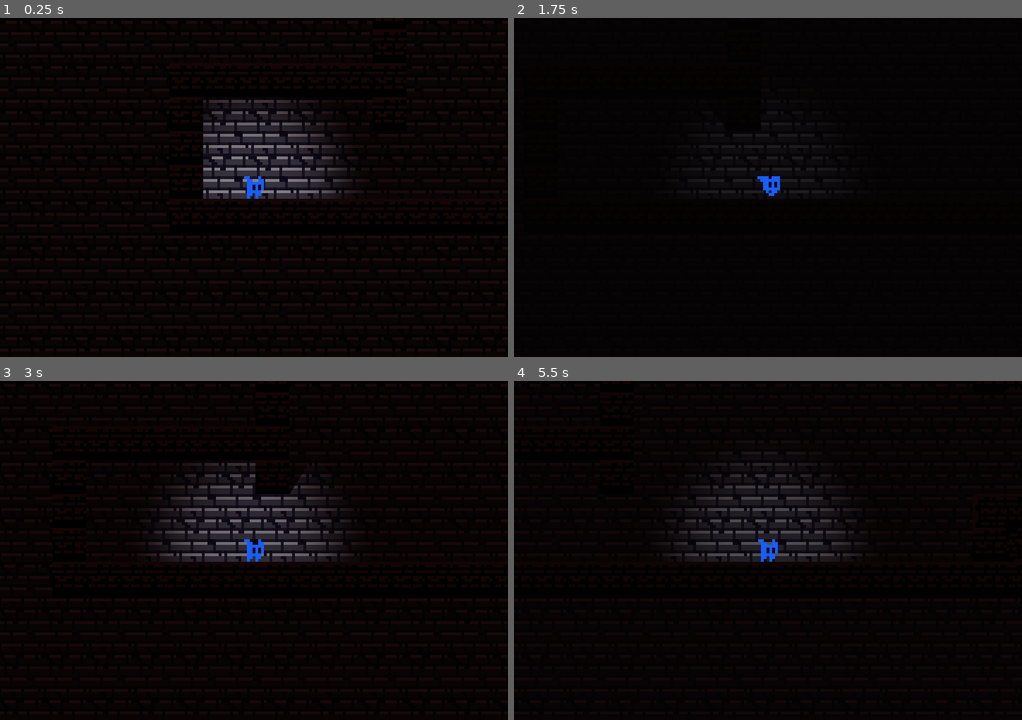
Above: before the commit, frames 1-4 (two rows, left to right).
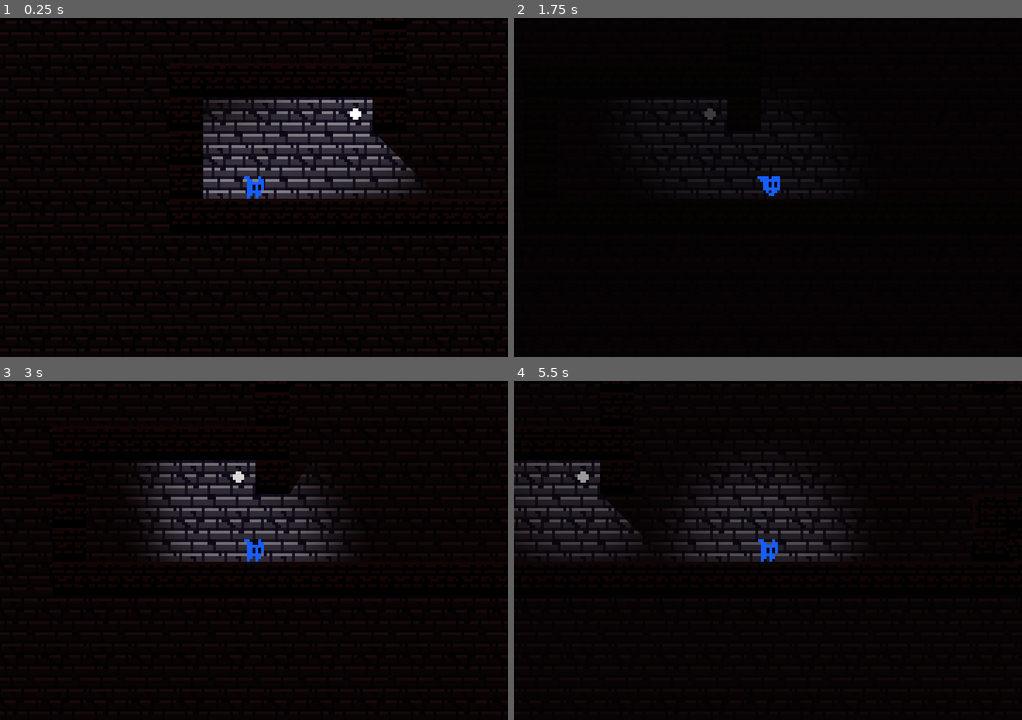
Above: after the commit, the same moments.

Repository: BGuerrero825/See-No-Evil
Game: Godot game, scene res://levels/level_a.tscn
Two runs of this game, one before a commit and one after it. Both use one fixed random seed, a clock stepped at 60 frames per second and the inputs below.
Inputs:
- Up to frame 1 (0.25 s): no input
- Up to frame 2 (1.75 s): tap Enter at 0.5 s; hold Shift (blind) 0.53-1.28 s; hold D (right) from 0.53 s (still down); tap Space (jump) at 0.77, 1.52 s; tap Shift (blind) at 1.35 s
- Up to frame 3 (3 s): release D (right) at 2.03 s; hold A (left) 2.03-2.78 s; hold Shift (blind) 2.03-2.78 s; hold D (right) from 2.78 s (still down); tap Shift (blind) at 2.85 s
- Up to frame 4 (5.5 s): tap Space (jump) at 3.02, 3.77, 4.52 s; hold Shift (blind) 3.53-4.28 s; release D (right) at 4.28 s; hold A (left) 4.28-5.03 s; tap Shift (blind) at 4.35 s; hold D (right) from 5.03 s (still down); hold Shift (blind) from 5.03 s (still down)

The runs differ from the first frame. In frame 1, 3.4% of the frame differs, in the area x 51-82%, y 23-54%; in frame 2, 0.2%; in frame 3, 1.2%; in frame 4, 2.7%.

Commit message:
spawner started, doesn't fully spawn

Diff:
--- a/NpcOrchestrator.gd
+++ /dev/null
@@ -1,19 +0,0 @@
-extends Node2D
-
-
-# Declare member variables here. Examples:
-# var a = 2
-# var b = "text"
-
-var ghost_positions = []
-
-# Called when the node enters the scene tree for the first time.
-func _ready():
-	pass # Replace with function body.
-	ghost_positions = get_children()
-	print(ghost_positions)
-
-
-# Called every frame. 'delta' is the elapsed time since the previous frame.
-#func _process(delta):
-#	pass
--- a/levels/level_a.tscn
+++ b/levels/level_a.tscn
@@ -1,8 +1,9 @@
-[gd_scene load_steps=4 format=2]
+[gd_scene load_steps=5 format=2]
 
 [ext_resource path="res://objects/Stage.tscn" type="PackedScene" id=1]
 [ext_resource path="res://objects/Player.tscn" type="PackedScene" id=2]
 [ext_resource path="res://objects/Light.tscn" type="PackedScene" id=3]
+[ext_resource path="res://objects/NpcOrchestrator.tscn" type="PackedScene" id=4]
 
 [node name="Node2D" type="Node2D"]
 position = Vector2( 22, 4 )
@@ -10,12 +11,32 @@
 [node name="Player" parent="." instance=ExtResource( 2 )]
 position = Vector2( -18, 102 )
 
+[node name="NpcOrchestrator" parent="." instance=ExtResource( 4 )]
+
+[node name="Position2D" type="Position2D" parent="NpcOrchestrator/Ghosts" index="0"]
+position = Vector2( 35, 98 )
+
+[node name="Position2D2" type="Position2D" parent="NpcOrchestrator/Ghosts" index="1"]
+position = Vector2( 284, 71 )
+
+[node name="Position2D3" type="Position2D" parent="NpcOrchestrator/Ghosts" index="2"]
+position = Vector2( 427, 5 )
+
+[node name="Position2D" type="Position2D" parent="NpcOrchestrator/Ghost_Chargers" index="0"]
+position = Vector2( 164, -37 )
+
 [node name="Stage" parent="." instance=ExtResource( 1 )]
+z_index = -5
+z_as_relative = false
 
 [node name="TileMap" parent="Stage" index="1"]
-tile_data = PoolIntArray( -524286, 0, 1, -458750, 0, 1, -393 …(1612 unchanged characters)…  0, 1, 655380, 0, 1, 655381, 0, 1, 655385, 0, 1, 655386, 0, 1, 655387, 0, 1, 655 …(193 unchanged characters)…
+tile_data = PoolIntArray( -524286, 0, 1, -458750, 0, 1, -393 …(1612 unchanged characters)…  0, 1, 655380, 0, 1, 655381, 0, 1, 655384, 0, 1, 655385, 0, 1, 655386, 0, 1, 655387, 0, 1, 655 …(193 unchanged characters)…
 
 [node name="Light" parent="." instance=ExtResource( 3 )]
 position = Vector2( -18, -42 )
 
+[node name="Light2" parent="." instance=ExtResource( 3 )]
+position = Vector2( 18, 78 )
+
+[editable path="NpcOrchestrator"]
 [editable path="Stage"]
--- /dev/null
+++ b/objects/NpcOrchestrator.gd
@@ -0,0 +1,48 @@
+extends Node2D
+
+# preloads
+const GHOST = preload("res://objects/Ghost.tscn")
+const GHOST_CHARGER = preload("res://objects/Ghost_Charger.tscn")
+const GHOST_DROP_BEAR = preload("res://objects/Ghost_Drop_Bear.tscn")
+
+# store all starting positions for ghosts
+var ghost_positions = []
+var charger_positions = []
+var drop_bear_positions = []
+
+var safe_zones = []
+
+
+func _ready():
+	ghost_positions = $Ghosts.get_children()
+	charger_positions = $Ghost_Chargers.get_children()
+	drop_bear_positions = $Ghost_Drop_Bears.get_children()
+	safe_zones = $Safe_Zones.get_children()
+#	print("ghost_positions: ", ghost_positions)
+#	print("charger_positions: ", charger_positions)
+#	print("drop_bear_positions: ", drop_bear_positions)
+#	print("safe_zones: ", safe_zones)
+	spawn_all_ghosts()
+
+
+func spawn_all_ghosts():
+	for x in ghost_positions:
+		spawn_ghost(GHOST, x.global_position)
+	for x in charger_positions:
+		spawn_ghost(GHOST_CHARGER, x.global_position)
+	for x in drop_bear_positions:
+		spawn_ghost(GHOST_DROP_BEAR, x.global_position)
+
+
+func delete_all_ghosts():
+	pass
+
+
+# TODO: Fix issue where ghosts aren't spawning into the scene
+func spawn_ghost(ghost_type, location):
+	var new_ghost = ghost_type.instance()
+	new_ghost.position = location
+	get_tree().get_current_scene().add_child(new_ghost)
+#	new_ghost.z_index = 100
+	print("Spawned: ", new_ghost)
+	print("\t at location: ", new_ghost.position)
--- a/objects/NpcOrchestrator.tscn
+++ b/objects/NpcOrchestrator.tscn
@@ -1,6 +1,14 @@
 [gd_scene load_steps=2 format=2]
 
-[ext_resource path="res://NpcOrchestrator.gd" type="Script" id=1]
+[ext_resource path="res://objects/NpcOrchestrator.gd" type="Script" id=1]
 
 [node name="NpcOrchestrator" type="Node2D"]
 script = ExtResource( 1 )
+
+[node name="Ghosts" type="Node" parent="."]
+
+[node name="Ghost_Chargers" type="Node" parent="."]
+
+[node name="Ghost_Drop_Bears" type="Node" parent="."]
+
+[node name="Safe_Zones" type="Node" parent="."]
